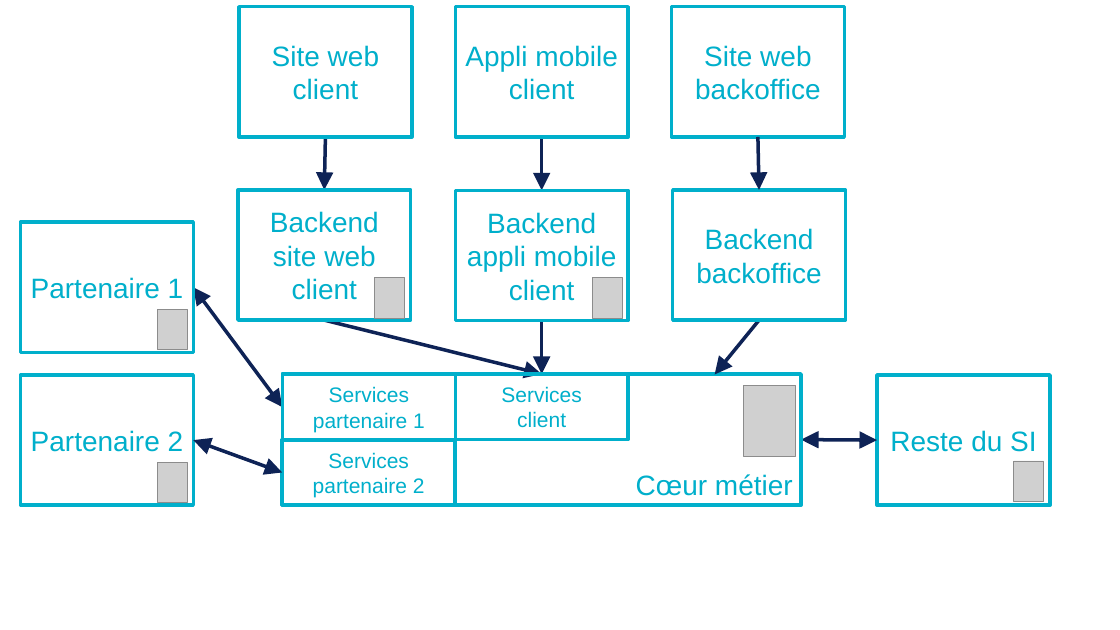
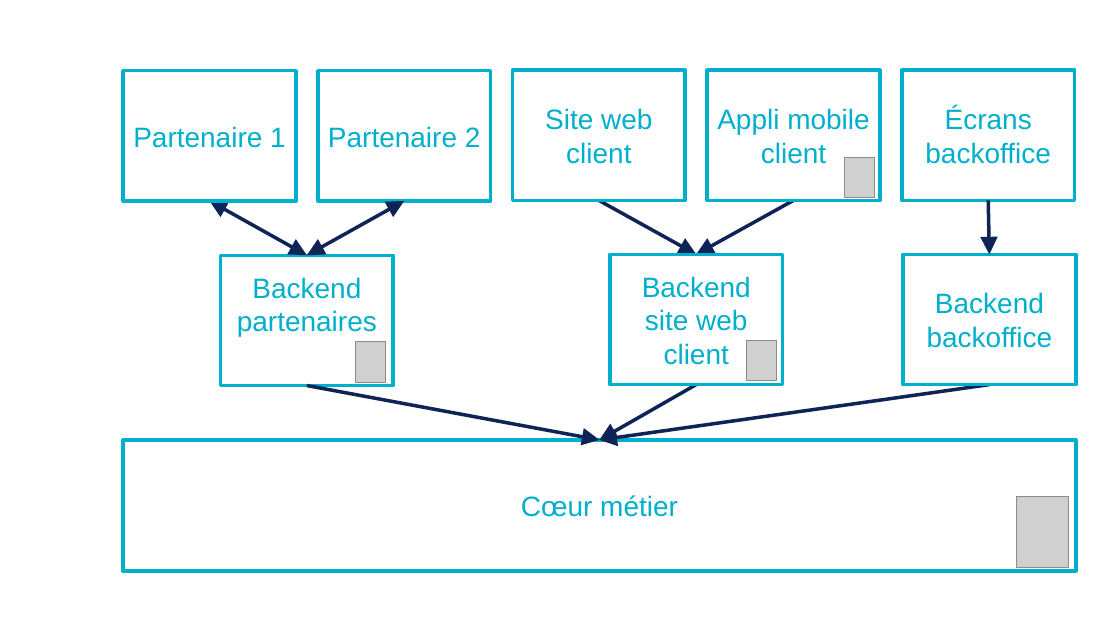
Before and after one commit to archiloque/blog, a slide deck: slide 8 of wip/omnicanal/slides.pptx (slide 4 before the commit). Drawn at 1120x630 pixels with LibreOffice and Linux fonts; fonts in the diff are those of the drawing; grey boxes stand for pictures. Boxes give left, top, right and bottom in pixels: in the first picture for what was removed or moved away, otherwise in the second. Text is boxed around its words. In the diff, an @@ line names an element or a change of style, - is before the commit and + after.

```diff
--- a/wip/omnicanal/slides.pptx
+++ b/wip/omnicanal/slides.pptx
@@ rectangle "Partenaire 1": place and size @@
-rectangle "Partenaire 1" at box(20, 222, 193, 352)
+rectangle "Partenaire 1" at box(124, 71, 297, 201)
@@ rectangle "Partenaire 2": place and size @@
-rectangle "Partenaire 2" at box(21, 375, 194, 505)
+rectangle "Partenaire 2" at box(318, 71, 491, 201)
@@ rectangle "Site web client": place and size @@
-rectangle "Site web client" at box(239, 7, 413, 137)
+rectangle "Site web client" at box(513, 70, 686, 200)
@@ rectangle "Appli mobile client": place and size @@
-rectangle "Appli mobile client" at box(455, 7, 628, 137)
+rectangle "Appli mobile client" at box(707, 70, 881, 200)
@@ 2 rectangles, 1 arrow: place and size @@
-2 rectangles, 1 arrow at box(671, 7, 846, 320)
+2 rectangles, 1 arrow at box(902, 70, 1076, 385)
@@ text in rectangle at box(925, 107, 1051, 164): text changed @@
-Site web backoffice
+Écrans backoffice
@@ picture: place and size @@
-picture at box(592, 278, 623, 318)
+picture at box(844, 157, 875, 197)
@@ double arrow moved from (193, 287) - (282, 408) to (209, 201) - (307, 255) @@
@@ double arrow added from (404, 201) to (307, 255), #0E2356 3 pt @@
@@ rectangle removed at box(455, 191, 628, 321) @@
-Backend appli mobile client
@@ arrow moved from (325, 137) - (324, 190) to (599, 201) - (697, 255) @@
@@ arrow moved from (542, 137) - (542, 191) to (794, 201) - (697, 255) @@
@@ rectangle added at box(220, 255, 393, 386), outline #00AFCB 3 pt, 24 pt, text #00AFCB @@
+Backend partenaires
@@ rectangle "Backend site web client": place and size @@
-rectangle "Backend site web client" at box(238, 190, 411, 320)
+rectangle "Backend site web client" at box(610, 255, 783, 385)
@@ arrow removed from (542, 321) to (542, 374) @@
@@ picture: place and size @@
-picture at box(157, 309, 187, 350)
+picture at box(355, 342, 386, 382)
@@ picture: place and size @@
-picture at box(375, 278, 405, 318)
+picture at box(747, 340, 777, 381)
@@ rectangle removed at box(282, 374, 455, 440) @@
-Services partenaire 1
@@ double arrow moved from (193, 440) - (282, 472) to (307, 386) - (600, 440) @@
@@ double arrow (307, 386) - (600, 440): double arrow to arrow @@
@@ rectangle removed at box(455, 374, 628, 439) @@
-Services
-client
@@ arrow moved from (760, 320) - (715, 375) to (990, 385) - (600, 440) @@
@@ arrow moved from (324, 320) - (542, 374) to (697, 385) - (600, 440) @@
@@ rectangle removed at box(877, 375, 1050, 505) @@
-Reste du SI
@@ rectangle "Cœur métier": place and size @@
-rectangle "Cœur métier" at box(282, 374, 802, 505)
+rectangle "Cœur métier" at box(124, 440, 1076, 571)
@@ rectangle "Cœur métier" at box(124, 440, 1076, 571): alignment right to centre; vertical alignment bottom to middle @@
@@ rectangle removed at box(282, 439, 455, 505) @@
-Services partenaire 2
@@ double arrow removed from (802, 439) to (877, 440) @@
@@ picture removed at box(158, 462, 188, 502) @@
@@ picture removed at box(1014, 461, 1044, 502) @@
@@ picture: place and size @@
-picture at box(744, 386, 796, 456)
+picture at box(1017, 497, 1069, 567)
```
Also in this commit, not shown: 1 other slide changed, 5 slides added, 36 other files.
